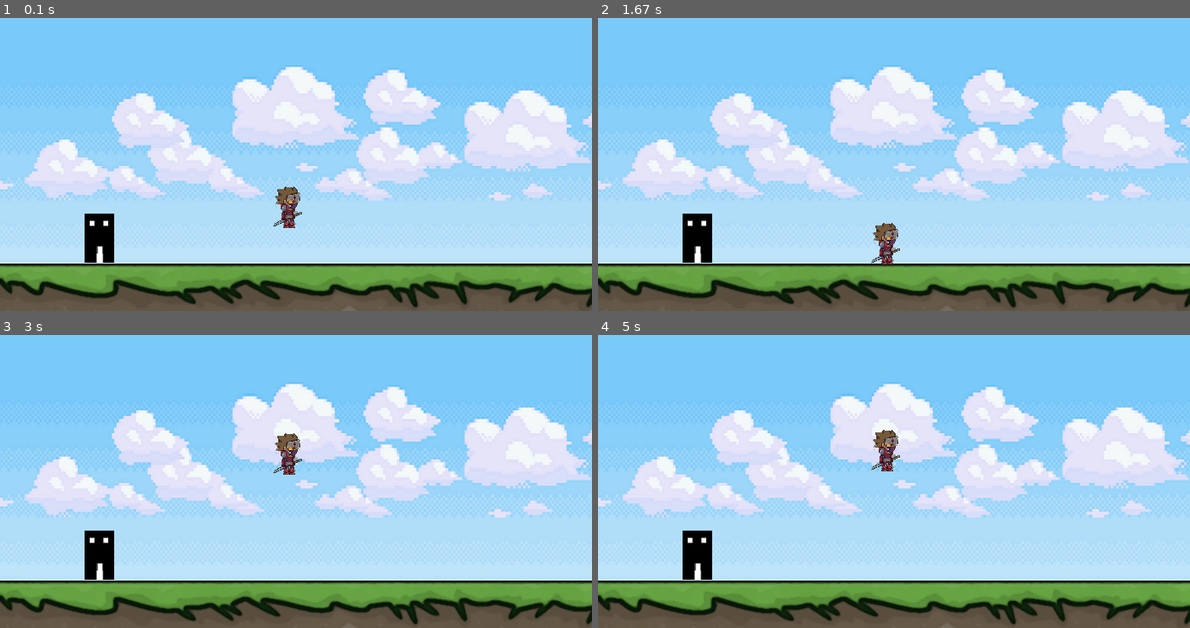
Above: before the commit, frames 1-4 (two rows, left to right).
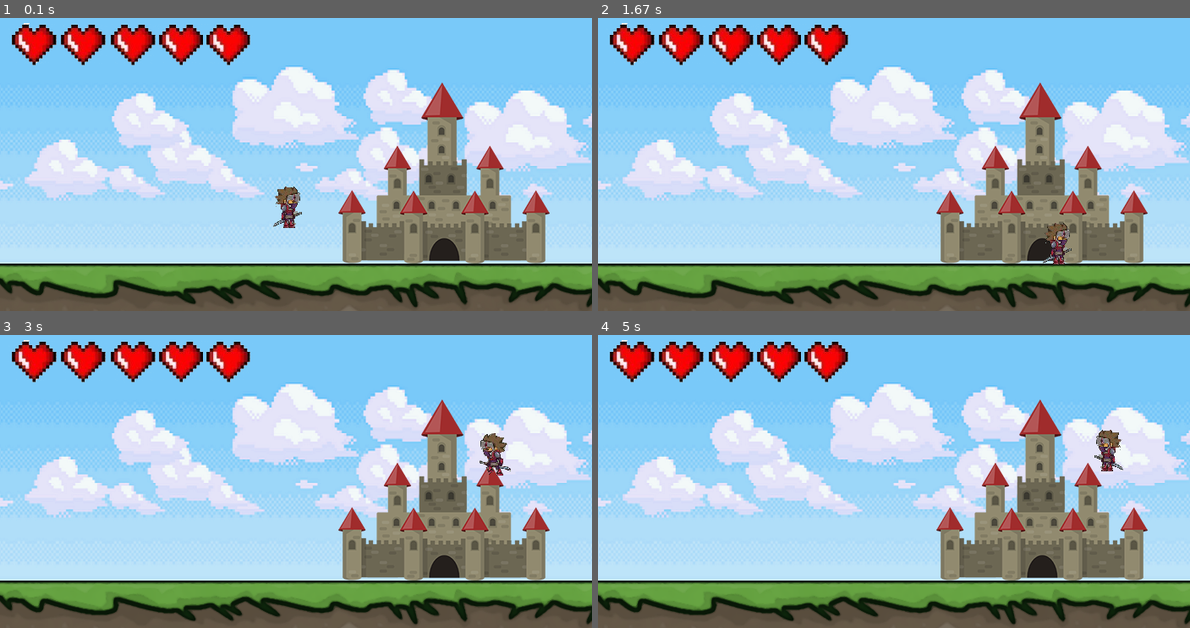
Above: after the commit, the same moments.

Repository: Hodge-Git/desktop-tutorial
Game: pygame game, started from RPG.py
Two runs of this game, one before a commit and one after it. Both use one fixed random seed, a clock stepped at 60 frames per second and the inputs below.
Inputs:
- Up to frame 1 (0.1 s): no input
- Up to frame 2 (1.67 s): hold Shift 0.33-0.8 s; hold D 0.33-0.8 s; hold N 0.83-1.3 s; hold D 0.83-1.3 s; tap Space at 0.9, 1.2, 1.4 s; hold D from 1.33 s (still down)
- Up to frame 3 (3 s): tap Space at 1.7, 1.9, 2.2, 2.4, 2.7, 2.97 s; release D at 1.8 s; hold D 1.83-2.3 s; hold A 2.33-2.87 s; hold A from 2.9 s (still down)
- Up to frame 4 (5 s): tap Space at 3.27, 3.4, 3.7, 4.07, 4.37, 4.57, 4.87 s; release A at 3.3 s; hold D 3.33-3.97 s; hold A 4-4.47 s; hold D 4.5-4.97 s

The runs differ from the first frame. In frame 1, 15% of the frame differs, in the area x 2-93%, y 1-84%; in frame 2, 15%; in frame 3, 15%; in frame 4, 15%.

Commit message:
Update RPG.py

Diff:
--- a/RPG.py
+++ b/RPG.py
@@ -1,10 +1,12 @@
 import pygame
 from pygame import rect
+from pygame import display
 from pygame.locals import *
 import sys
 import random
 from tkinter import filedialog
 from tkinter import *
+from pygame.time import set_timer
 
 from pygame.version import PygameVersion
 
@@ -35,6 +37,11 @@
 #Attack Left
 attack_ani_L = [pygame.image.load("Pygame-RPG-materials/Player_Sprite_L.png"), pygame.image.load("Pygame-RPG-materials/ …(597 unchanged characters)…
 
+#Health
+health_ani = [pygame.image.load("Pygame-RPG-materials/heart0.png"), pygame.image.load("Pygame-RPG-materials/heart.png"), pygame.image.load("Pygame-RPG-materials/heart2.png"), pygame.image.load("Pygame-RPG-materials/heart3.png"), pygame.image.load("Pygame-RPG-materials/heart4.png"), pygame.image.load("Pygame-RPG-materials/heart5.png")]
+
+hit_cooldown = pygame.USEREVENT + 1
+
 class Background(pygame.sprite.Sprite):
     def __init__(self):
         super().__init__()
@@ -54,18 +61,80 @@
     def render(self):
         displaysurface.blit(self.image, (self.rect.x, self.rect.y))
 
+class Castle(pygame.sprite.Sprite):
+    def __init__(self):
+        super().__init__()
+        self.hide = False
+        self.image = pygame.image.load("Pygame-RPG-materials/castle.png")
+
+    def update(self):
+        if self.hide == False:
+            displaysurface.blit(self.image, (400, 80))
+
+class EventHandler():
+    def __init__(self):
+        self.enemy_count = 0
+        self.battle = False
+        self.enemy_generation = pygame.USEREVENT + 1
+        self.stage = 1
+        self.stage_enemies = []
+        for x in range(1, 21):
+            self.stage_enemies.append(int((x ** 2 / 2) + 1))
+
+    def next_stage(self): #Code for when the next stage is clicked
+        self.stage += 1
+        self.enemy_count = 0
+        print('Stage: ' + str(self.stage))
+        pygame.time.set_timer(self.enemy_generation, 1500 - (50 * self.stage))
+
+    def stage_handler(self):
+        #Code for the Tkinter stage selection window
+        self.root = Tk()
+        self.root.geometry('200x170')
+
+        button1 = Button(self.root, text = "Twilight Dungeon", width = 18, height = 2, command = self.world1)
+        button2 = Button(self.root, text = "Skyward Dungeon", width = 18, height = 2, command = self.world2)
+        button3 = Button(self.root, text = "Hell Dungeon", width = 18, height = 2, command = self.world3)
+
+        button1.place(x = 40, y = 15)
+        button2.place(x = 40, y = 65)
+        button3.place(x = 40, y = 115)
+
+        self.root.mainloop()
+
+
+    def world1(self):
+        self.root.destroy()
+        pygame.time.set_timer(self.enemy_generation, 2000)
+        castle.hide = True
+        self.battle = True
+
+    def world2(self):
+        self.battle = True
+        #Empty for now
+
+    def world3(self):
+        self.battle = True
+        #Empty for now
+
 class Player(pygame.sprite.Sprite):
     def __init__(self):
         super().__init__()
         self.image = pygame.image.load("Pygame-RPG-materials/Player_Sprite_R.png")
         self.rect = self.image.get_rect()
         self.jumping = False
+
         #Movement
         self.running = False
         self.move_frame = 0
+
         #Combat
         self.attacking = False
+        self.cooldown = False
         self.attack_frame = 0
+        self.health = 5
+        self.immune = False
+        self.last_collide_time = pygame.time.get_ticks()
 
         #Posistion and direction
         self.vx = 0
@@ -80,6 +149,20 @@
         elif self.attacking == True:
             self.attacking = False
 
+    def player_hit(self):
+        if self.cooldown == False:
+            pygame.time.set_timer(hit_cooldown, 1000) #Resets cooldown in 1 second
+            self.cooldown == True #Enable the cooldown
+
+            self.health = self.health - 1
+            health.image = health_ani[self.health]
+            self.immune = True
+
+            if self.health <= 0:
+                self.kill()
+                pygame.display.update()
+                print("You have died")
+
     def move(self):
         #Keep a constant acceleration of 0.5 in the downwards direction (gravity)
         self.acc = vec(0,0.5)
@@ -94,9 +177,9 @@
         pressed_keys = pygame.key.get_pressed()
 
         #Accelerates the player in the direction of the key press
-        if pressed_keys[K_LEFT]:
+        if pressed_keys[K_a]:
             self.acc.x = -ACC
-        if pressed_keys[K_RIGHT]:
+        if pressed_keys[K_d]:
             self.acc.x = ACC
 
         #Formulas to calculate velocity while accounting for friction
@@ -122,6 +205,10 @@
                     self.vel.y = 0
                     self.jumping = False
 
+    def immunity(self):
+        if self.last_collide_time > pygame.time.get_ticks() - 3000:
+            self.immune = False
+
     def update(self):
         #Return to base frame is at end of movement sequence
         if self.move_frame > 6:
@@ -180,6 +267,15 @@
             self.pos.x -= 20
       if self.attack_frame == 10:
             self.pos.x += 20
+
+class HealthBar(pygame.sprite.Sprite):
+    def __init__(self):
+        super().__init__()
+        self.image = pygame.image.load("Pygame-RPG-materials/heart5.png")
+
+    def render(self):
+        displaysurface.blit(self.image, (10,10))
+
 
 class Enemy(pygame.sprite.Sprite):
     def __init__(self):
@@ -214,20 +310,44 @@
 
         self.rect.center = self.pos #Updates rect
 
+    def update(self):
+        #Checks for collision with the Player
+        hits = pygame.sprite.spritecollide(self, Playergroup, False)
+
+        #Activates upon either of the two expressions being true
+        if hits and player.attacking == True:
+            self.kill()
+            print("Enemy killed")
+
+
+        #If collision has occured and player not attacking, call "hit" function
+        elif hits and player.attacking == False and player.immune == False:
+            player.player_hit()
+
+        elif hits and player.attacking == False and player.immune == True:
+            player.immunity()
+
     def render(self):
         #Displayed the enemy on screen
         displaysurface.blit(self.image, (self.pos.x, self.pos.y))
 
 
+Enemies = pygame.sprite.Group()
+
 background = Background()
 ground = Ground()
 player = Player()
+Playergroup = pygame.sprite.Group()
+Playergroup.add(player)
 enemy  = Enemy()
-
+castle = Castle()
+handler = EventHandler()
 ground = Ground()
 ground_group = pygame.sprite.Group()
 ground_group.add(ground)
-
+health = HealthBar()
+
+#Main game loop
 while True:
     player.gravity_check()
 
@@ -241,14 +361,30 @@
         if event.type == pygame.MOUSEBUTTONDOWN:
             pass
 
+        if event.type == handler.enemy_generation:
+            if handler.enemy_count < handler.stage_enemies[handler.stage - 1]:
+                enemy = Enemy()
+                Enemies.add(enemy)
+                handler.enemy_count += 1
+
+        if event.type == pygame.KEYDOWN:
+            if event.key == pygame.K_n:
+                if handler.battle == True and len(Enemies) == 0:
+                    handler.next_stage()
+
         #event handling for a range of different key presses
         if event.type == pygame.KEYDOWN:
+            if event.key == pygame.K_e and 450 < player.rect.x < 550:
+                handler.stage_handler()
             if event.key == pygame.K_SPACE:
                 player.jump()
-            if event.key == pygame.K_RETURN:
+            if event.key == pygame.K_LSHIFT:
                 if player.attacking == False:
                     player.attack()
                     player.attack_update()
+
+        if player.health > 0:
+            displaysurface.blit(player.image, player.rect)
 
 
     #Player related functions
@@ -256,15 +392,22 @@
     if player.attacking == True:
         player.attack()
     player.move()
+    for event in pygame.event.get():
+        if event.type == hit_cooldown:
+            player.cooldown = False
+            pygame.time.set_timer(hit_cooldown, 0)
 
     #Render Functions -----
     background.render()
     ground.render()
-
+    health.render()
     #Rendering Sprites
+    castle.update()
     displaysurface.blit(player.image, player.rect)
-    enemy.render()
-
+    for entity in Enemies:
+        entity.update()
+        entity.move()
+        entity.render()
 
     pygame.display.update()
     FPS_CLOCK.tick(FPS)
